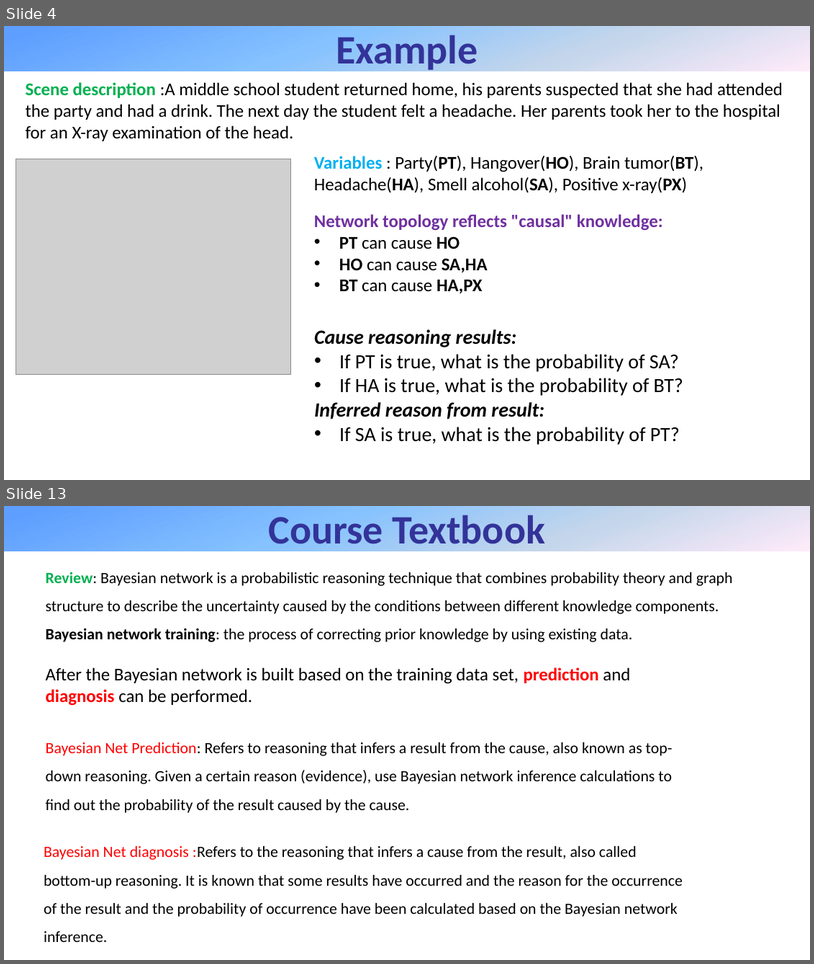
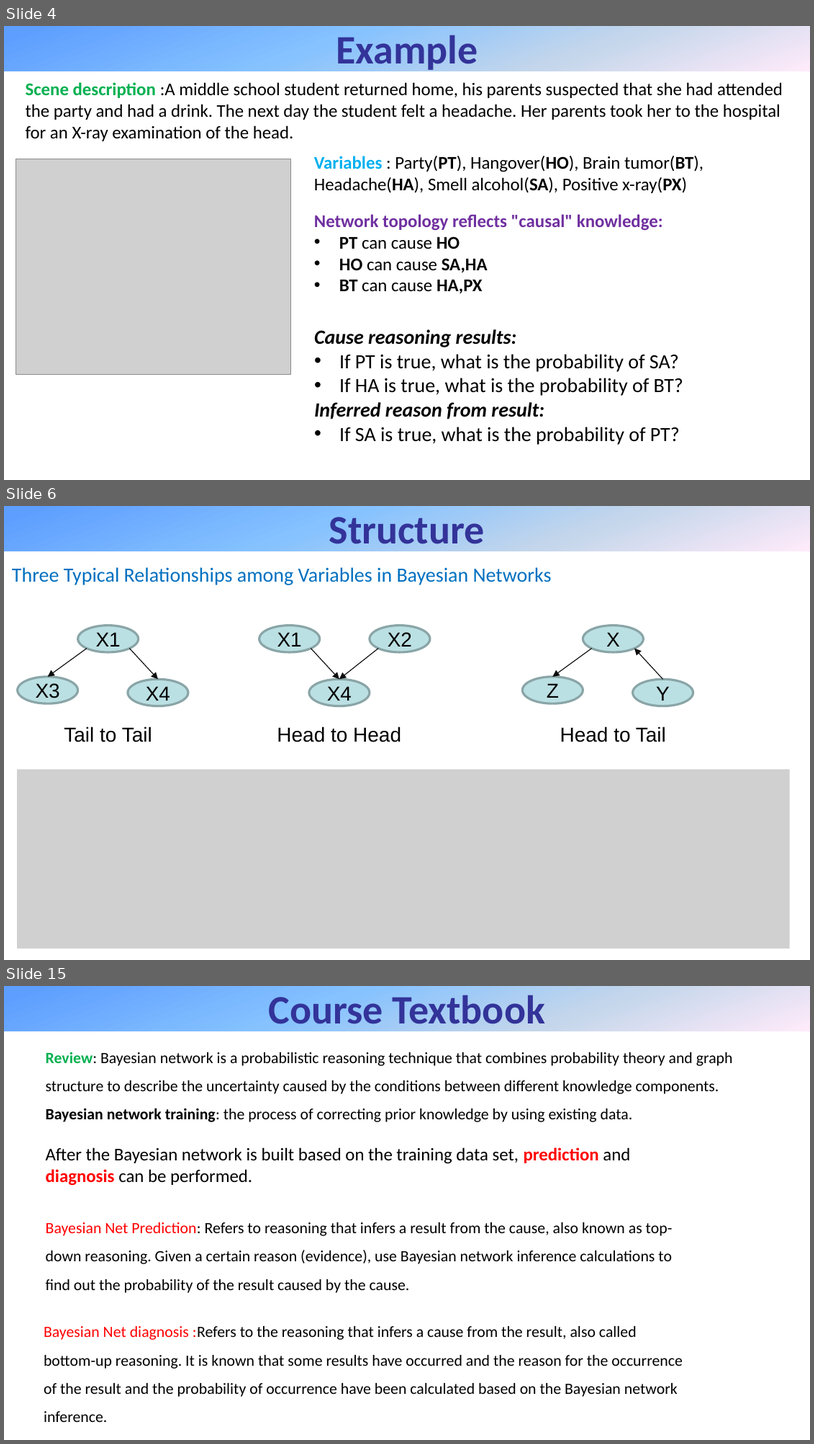
Before and after one commit to WeakX/Notes, a slide deck: ref/BayesNet.pptx. Shown one above the other, each under a label of ours: slides 4 and 13 before the commit, slides 4, 6 and 15 after it; the slides between them are not shown. The pictures are 814x964 and 814x1444 pixels, drawn with LibreOffice and Linux fonts; fonts in the diff are those of the drawing; grey boxes stand for pictures. Boxes give left, top, right and bottom in pixels: in the first picture for what was removed or moved away, otherwise in the second. Text is boxed around its words. In the diff, an @@ line names an element or a change of style, - is before the commit and + after.

```diff
--- a/ref/BayesNet.pptx
+++ b/ref/BayesNet.pptx
@@ slide 6 added at (4,506,810,960), background #FFFFFF @@
@@ rectangle added at (4,506,810,551), fill gradient #5E9EFF to #85C2FF to #C4D6EB to #FFEBFA, 36 pt, text #333399, bold @@
+Structure
@@ text added at (12,567,552,585), 18 pt, text #0070C0 @@
+Three Typical Relationships among Variables in Bayesian Networks
@@ group added at (18,626,188,706): 3 ellipses, 2 arrows @@
+X1
+X3
+X4
@@ group added at (260,626,430,706): 3 ellipses, 2 arrows @@
+X1
+X2
+X4
@@ group added at (522,626,694,706): 3 ellipses, 2 arrows @@
+X
+Z
+Y
@@ text added at (64,726,152,742), 18 pt, text #000000 @@
+Tail to Tail
@@ text added at (277,726,401,742), 18 pt, text #000000 @@
+Head to Head
@@ text added at (561,726,666,742), 18 pt, text #000000 @@
+Head to Tail
@@ picture added at (17,769,790,948) @@
@@ what was slide 13 is now slide 15 @@
```
Also in this commit, not shown: 9 other slides added, 8 slides removed, 1 other file.
